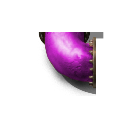
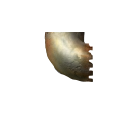
Layered file, before and after one edit (128 × 128). Changes by layer:
hid "Layer 1" over [38, 32, 104, 96]
